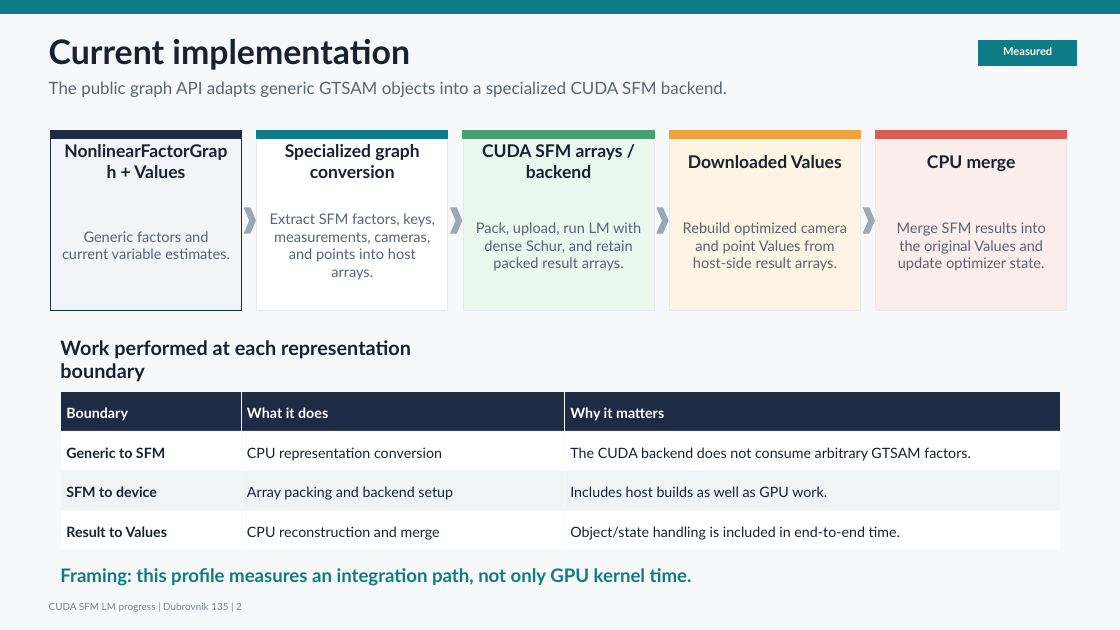
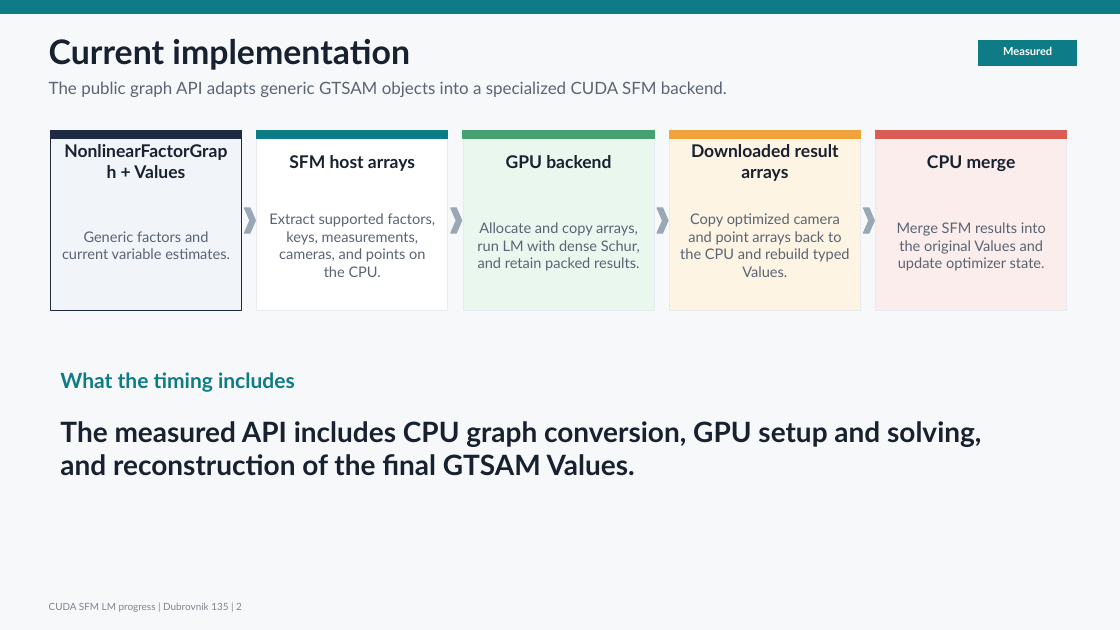
Before and after one commit to borglab/gtsam, a slide deck: slide 2 of timing/sfm_ba/benchmark_logs/20260710T_cuda_sfm_progress/cuda_sfm_progress_update.pptx. Drawn at 1120x630 pixels with LibreOffice and Linux fonts; fonts in the diff are those of the drawing. Boxes give left, top, right and bottom in pixels: in the first picture for what was removed or moved away, otherwise in the second. Text is boxed around its words. In the diff, an @@ line names an element or a change of style, - is before the commit and + after.

Commit message:
docs: simplify current implementation slide

```diff
--- a/timing/sfm_ba/benchmark_logs/20260710T_cuda_sfm_progress/cuda_sfm_progress_update.pptx
+++ b/timing/sfm_ba/benchmark_logs/20260710T_cuda_sfm_progress/cuda_sfm_progress_update.pptx
@@ text at [691,144,839,181]: text changed @@
-Downloaded Values
+Downloaded result arrays
@@ text at [289,155,415,171]: text changed @@
-Specialized graph conversion
+SFM host arrays
@@ text at [506,155,611,168]: text changed @@
-CUDA SFM arrays / backend
+GPU backend
@@ text at [269,213,436,277]: text changed @@
-Extract SFM factors, keys, measurements, cameras, and points into host arrays.
+Extract supported factors, keys, measurements, cameras, and points on the CPU.
@@ text at [477,222,640,271]: text changed @@
-Pack, upload, run LM with dense Schur, and retain packed result arrays.
+Allocate and copy arrays, run LM with dense Schur, and retain packed results.
@@ text at [680,213,850,277]: text changed @@
-Rebuild optimized camera and point Values from host-side result arrays.
+Copy optimized camera and point arrays back to the CPU and rebuild typed Values.
@@ text at [60,372,295,392]: text changed; size 17 to 18 pt; text colour #18212F to #0E7C86 @@
-Work performed at each representation boundary
+What the timing includes
@@ rectangle removed at [60,392,241,431] @@
@@ text removed at [66,407,128,421] @@
-Boundary
@@ rectangle removed at [241,392,565,431] @@
@@ text removed at [247,407,328,418] @@
-What it does
@@ rectangle removed at [565,392,1060,431] @@
@@ text removed at [570,407,664,421] @@
-Why it matters
@@ rectangle removed at [60,431,241,471] @@
@@ text added at [60,421,981,476], 24 pt, text #18212F, bold @@
+The measured API includes CPU graph conversion, GPU setup and solving, and reconstruction of the final GTSAM Values.
@@ text removed at [66,447,165,458] @@
-Generic to SFM
@@ rectangle removed at [241,431,565,471] @@
@@ text removed at [247,447,442,461] @@
-CPU representation conversion
@@ rectangle removed at [565,431,1060,471] @@
@@ text removed at [570,447,971,461] @@
-The CUDA backend does not consume arbitrary GTSAM factors.
@@ rectangle removed at [60,471,241,510] @@
@@ rectangle removed at [241,471,565,510] @@
@@ rectangle removed at [565,471,1060,510] @@
@@ text removed at [66,486,157,497] @@
-SFM to device
@@ text removed at [247,486,453,500] @@
-Array packing and backend setup
@@ text removed at [570,486,827,497] @@
-Includes host builds as well as GPU work.
@@ rectangle removed at [60,510,241,549] @@
@@ text removed at [66,526,167,537] @@
-Result to Values
@@ rectangle removed at [241,510,565,549] @@
@@ text removed at [247,526,440,540] @@
-CPU reconstruction and merge
@@ rectangle removed at [565,510,1060,549] @@
@@ text removed at [570,526,900,540] @@
-Object/state handling is included in end-to-end time.
@@ text removed at [60,568,692,586] @@
-Framing: this profile measures an integration path, not only GPU kernel time.
```
Also in this commit, not shown: 3 other files.
